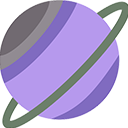
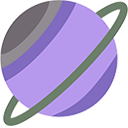
Layers edited between the first and the second 128 x 128 image:
painted on "green" over [left=0, top=0, right=128, bottom=128]
